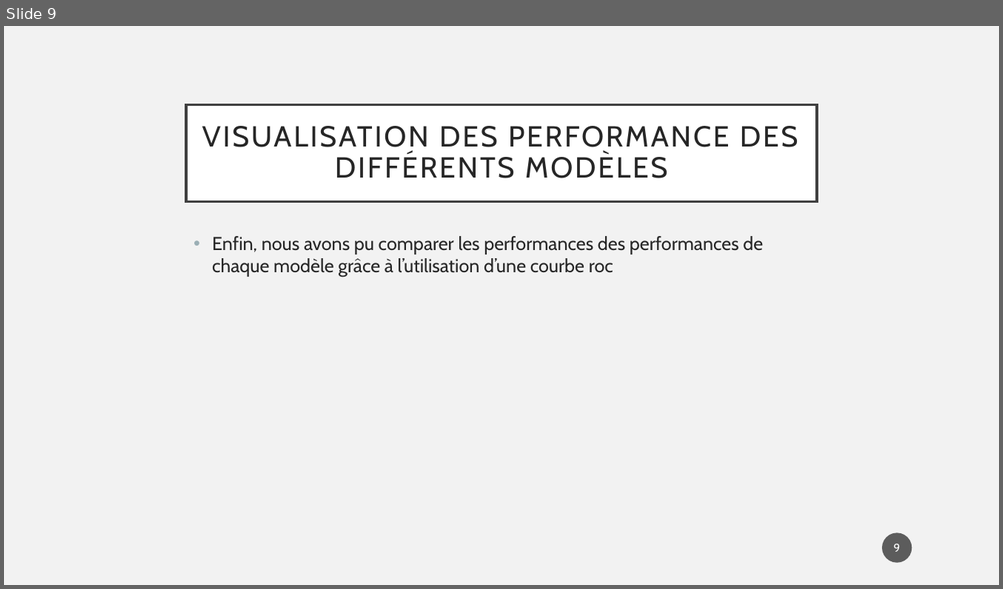
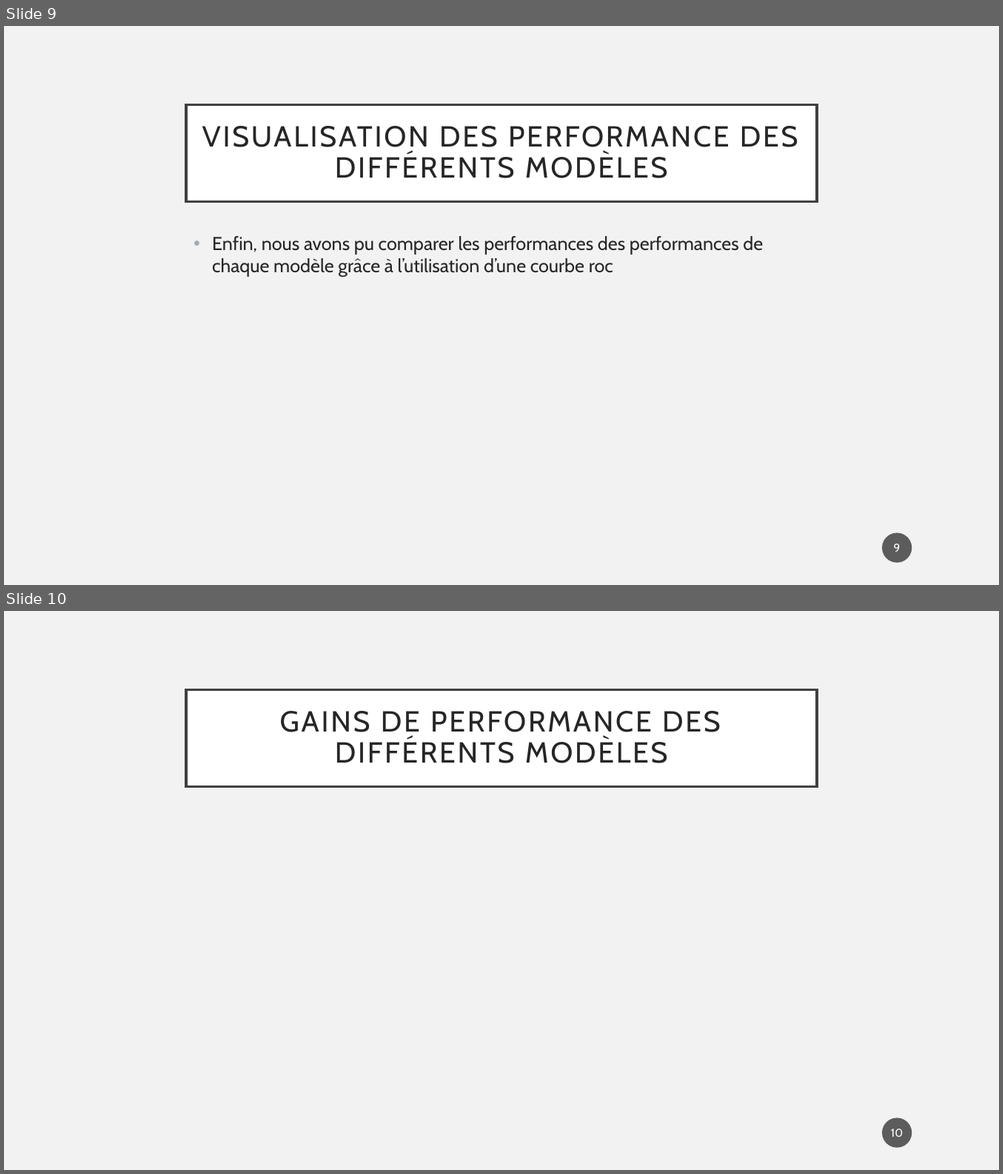
Before and after one commit to cjacques4/Parkinson-Speech-Dataset-with-Multiple-Types-of-Sound-Recordings, a slide deck: Présentation.pptx. Shown one above the other, each under a label of ours: slide 9 before the commit, slides 9 and 10 after it. The pictures are 1003x589 and 1003x1174 pixels, drawn with LibreOffice and Linux fonts; fonts in the diff are those of the drawing. Boxes give left, top, right and bottom in pixels: in the first picture for what was removed or moved away, otherwise in the second. Text is boxed around its words. In the diff, an @@ line names an element or a change of style, - is before the commit and + after.

```diff
--- a/Présentation.pptx
+++ b/Présentation.pptx
@@ slide 10 added at bbox=[4, 611, 999, 1170], background #F2F2F2 @@
@@ title added at bbox=[186, 689, 817, 786], fill #FFFFFF, outline #404040 2.5 pt, 28 pt, text #262626 @@
+GAINS DE PERFORMANCE DES DIFFÉRENTS MODÈLES
@@ page number added at bbox=[882, 1119, 912, 1148], fill #1D1D1D at 70% opacity, 11 pt, text #FFFFFF @@
+10
```
